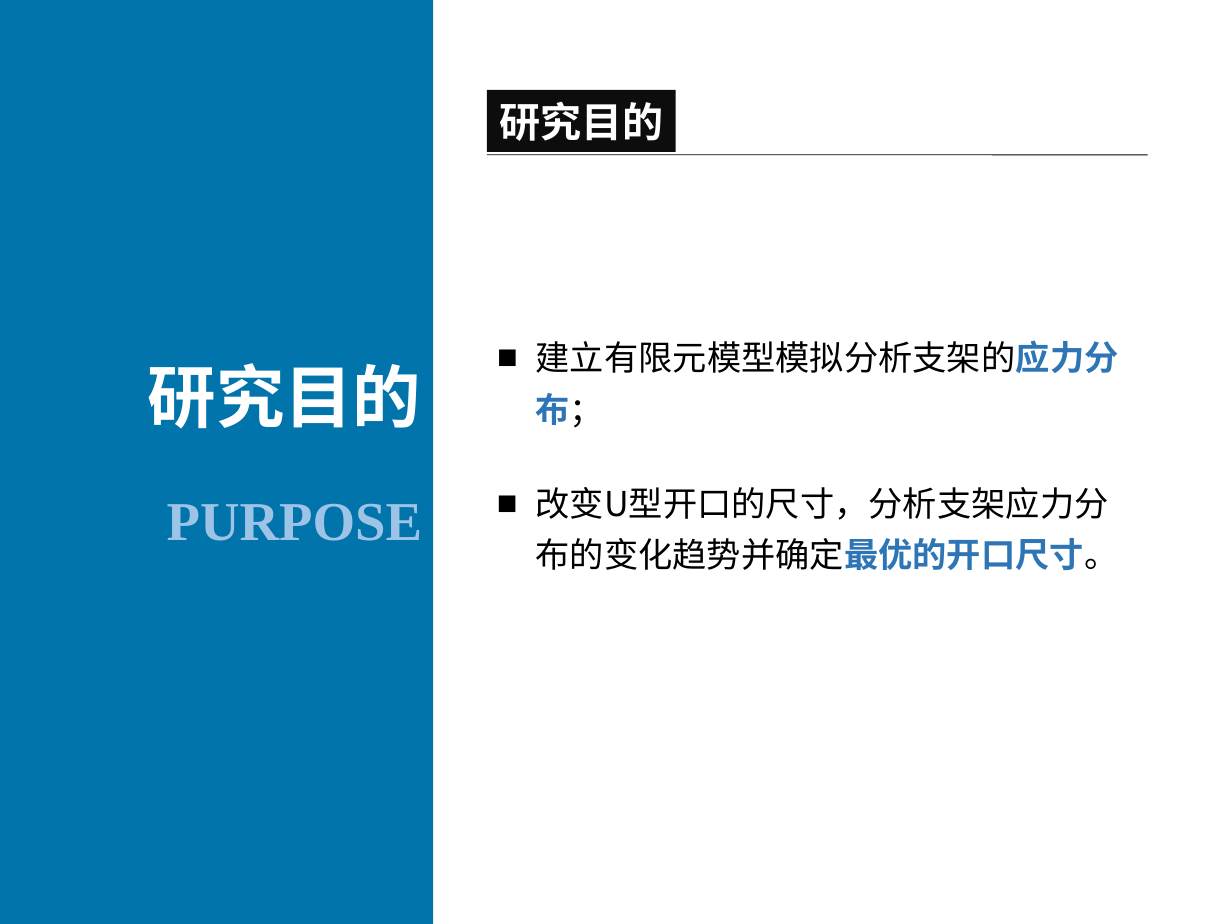
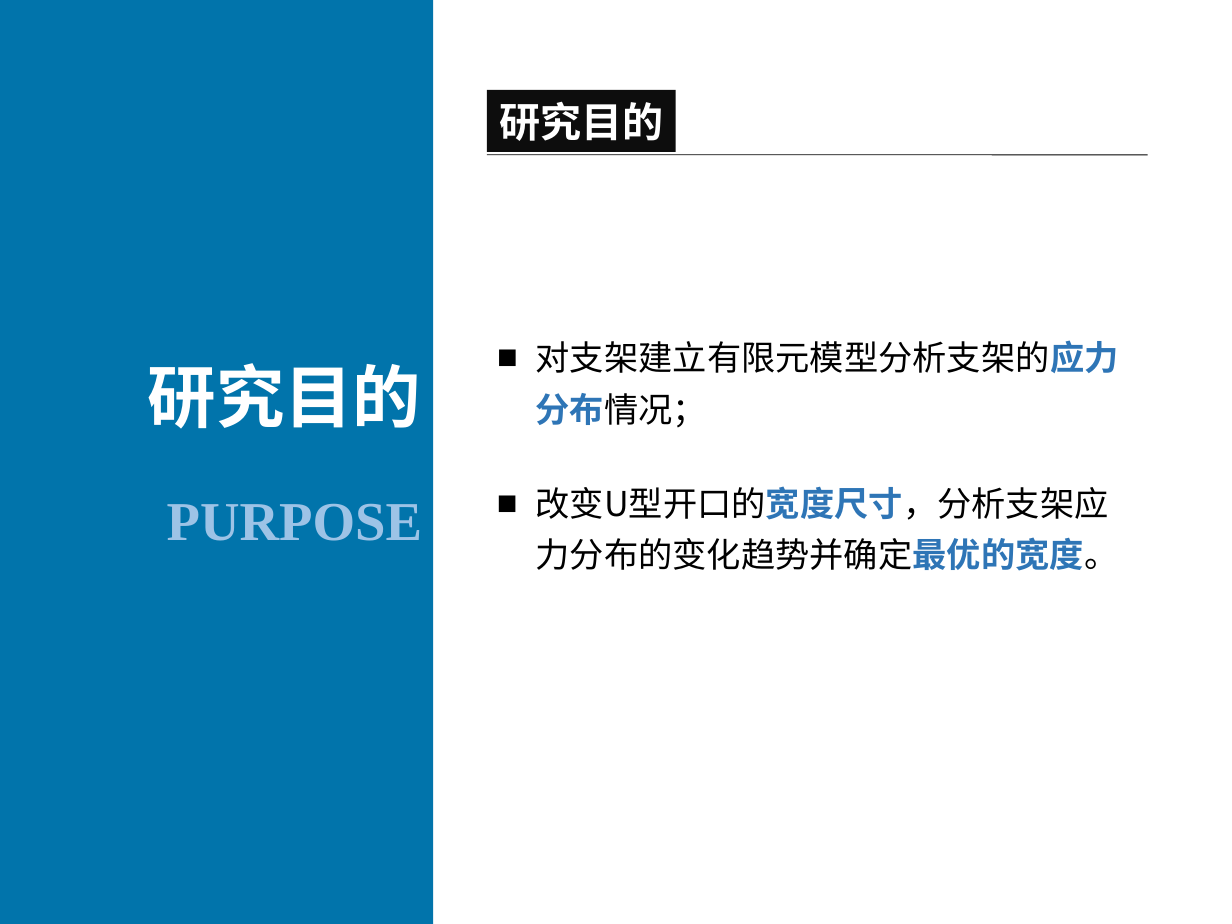
Before and after one commit to Fitor/Thesis, a slide deck: slide 4 of report/Report By Ci.ppt. Drawn at 1232x924 pixels with LibreOffice and Linux fonts; fonts in the diff are those of the drawing; background and template pictures are left out. Boxes give left, top, right and bottom in pixels: in the first picture for what was removed or moved away, otherwise in the second. Text is boxed around its words. In the diff, an @@ line names an element or a change of style, - is before the commit and + after.

```diff
--- a/report/Report By Ci.ppt
+++ b/report/Report By Ci.ppt
@@ text at (x1=536, y1=340, x2=1119, y2=427): text changed @@
-■ 建立有限元模型模拟分析支架的应力分布；
+■ 对支架建立有限元模型分析支架的应力分布情况；
@@ text at (x1=535, y1=486, x2=1118, y2=571): text changed @@
-■ 改变U型开口的尺寸，分析支架应力分布的变化趋势并确定最优的开口尺寸。
+■ 改变U型开口的宽度尺寸，分析支架应力分布的变化趋势并确定最优的宽度。
```
Also in this commit, not shown: 17 other slides changed, 3 slides removed, 1 other file.
